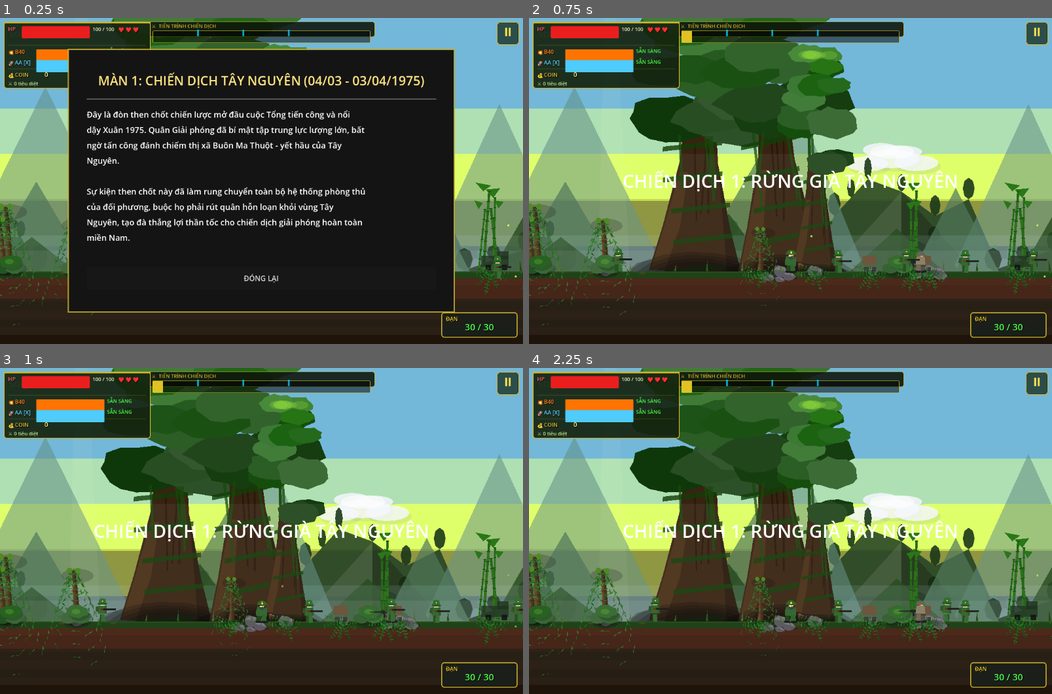
Above: before the commit, frames 1-4 (two rows, left to right).
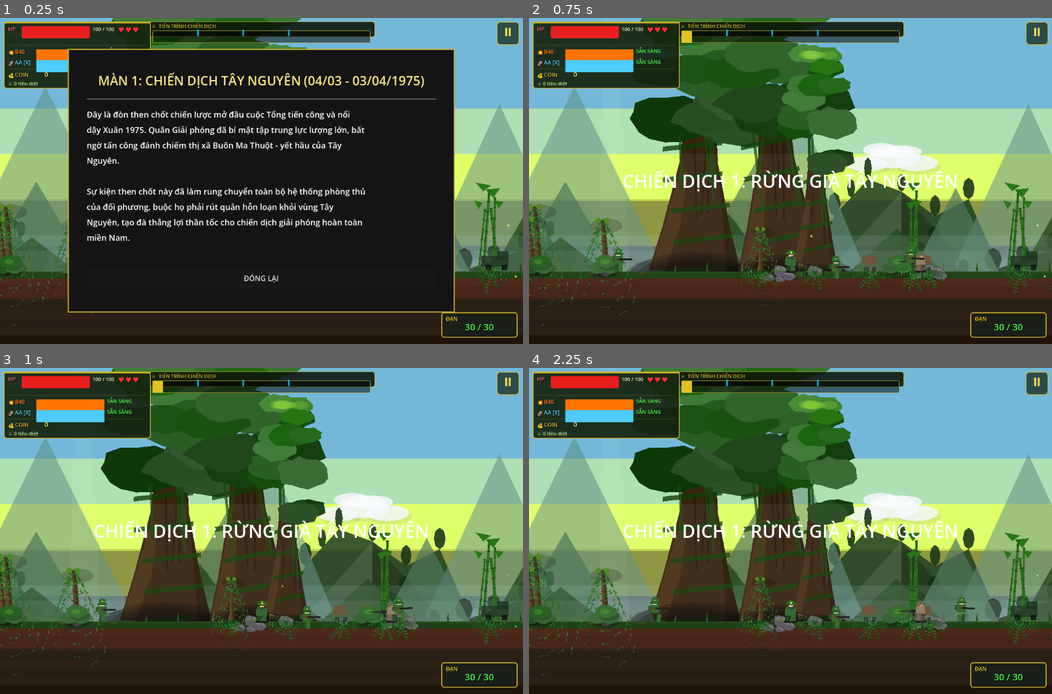
Above: after the commit, the same moments.

Repository: dangkhoa31204/alien-shooter
Game: Godot game, scene res://scenes/contra_main.tscn
Same seed, same stepped clock (60 frames per second), same inputs: the game is played once before the commit and once after it. This scene is started directly instead of the project's main scene.
Inputs:
- Up to frame 1 (0.25 s): no input
- Up to frame 2 (0.75 s): click "ĐÓNG LẠI" at 0.5 s
- Up to frame 3 (1 s): no input
- Up to frame 4 (2.25 s): click "⏸" at 1.25 s; click "▶ TIẾP TỤC [ESC]" at 2 s

The runs differ from the first frame. In frame 1, less than 0.1% of the frame differs, in the area x 93-98%, y 72-80%; in frame 2, 0.4%; in frame 3, 0.5%, in the area x 18-100%, y 70-80%; in frame 4, 0.4%.

Commit message:
Giảm số lượng quân đội và kẻ thù trong các màn chơi để cải thiện trải nghiệm người chơi

Diff:
--- a/scripts/contra_enemy.gd
+++ b/scripts/contra_enemy.gd
@@ -9,7 +9,7 @@
 const GRAVITY: float = 1400.0
 const DETECTION_RANGE: float = 320.0
 
-var hp: int = 30
+var hp: int = 14
 var patrol_direction: int = -1 # Start walking left
 var _walk_time: float = 0.0
 var _muzzle_flash_timer: float = 0.0
@@ -81,7 +81,7 @@
 	if is_officer:
 		pack.size = Vector2(12, 18); pack.position = Vector2(-12, -18); pack.color = Color(0.2, 0.2, 0.25) # Radio grey
 		var ant = Line2D.new(); ant.points = [Vector2(-10, -18), Vector2(-14, -35)]; ant.width = 1.0; ant.default_color = Color.BLACK; _backpack.add_child(ant)
-		hp = 70
+		hp = 42
 	else:
 		pack.size = Vector2(10, 15); pack.position = Vector2(-10, -16); pack.color = Color(0.35, 0.3, 0.25)
 	_backpack.add_child(pack)
@@ -134,23 +134,44 @@
 
 	var player = _find_player()
 	if player:
-		var dist_x = global_position.x - player.global_position.x
-		patrol_direction = -sign(dist_x) if dist_x != 0 else patrol_direction
-
-		# Engagment range reduced to 420 for easier dodging
-		if abs(dist_x) > 420:
-			_patrol(delta)
-			_eye_l.color = Color.BLACK; _eye_r.color = Color.BLACK
+		var dist_vec = player.global_position - global_position
+		var abs_dist_x = abs(dist_vec.x)
+
+		# --- Tầm nhìn và Phản xạ chiến thuật ---
+		# 1. Nếu quá xa (> 500px): Tiến lại gần để bắn
+		if abs_dist_x > 500:
+			patrol_direction = sign(dist_vec.x)
+			if _has_ground_ahead():
+				_patrol(delta)
+			else:
+				velocity.x = 0
+				_aim_and_fire(player, delta) # Đứng lại bắn nếu hết đường
+
+		# 2. Nếu quá gần (< 200px): Lùi lại để giữ khoảng cách an toàn
+		elif abs_dist_x < 200:
+			patrol_direction = -sign(dist_vec.x) # Đi ngược hướng player
+			if _has_ground_ahead():
+				_patrol(delta, 0.6) # Lùi chậm hơn
+			else:
+				velocity.x = 0
+			_aim_and_fire(player, delta)
+
+		# 3. Khoảng cách bắn lý tưởng (200px - 500px): Đứng lại nã đạn
 		else:
 			velocity.x = 0
 			_aim_and_fire(player, delta)
-			_eye_l.color = Color.RED; _eye_r.color = Color.RED # Alert eyes
+
+		# Đồng tử đỏ khi thấy mục tiêu
+		_eye_l.color = Color.RED; _eye_r.color = Color.RED
 	else:
+		# Không thấy player thì đi tuần bình thường
+		if not _has_ground_ahead() or is_on_wall():
+			patrol_direction *= -1
+
 		_patrol(delta)
 		_eye_l.color = Color.BLACK; _eye_r.color = Color.BLACK
 
 	move_and_slide()
-	if is_on_wall(): patrol_direction *= -1
 
 	# Flash logic
 	if _muzzle_flash_timer > 0:
@@ -161,12 +182,23 @@
 	_recoil_offset = lerp(_recoil_offset, 0.0, 0.1)
 	_weapon_node.position.x = 6 - _recoil_offset
 
+# Kiểm tra xem phía trước có đất không (tránh lao xuống vực)
+func _has_ground_ahead() -> bool:
+	var space_state = get_world_2d().direct_space_state
+	# Chiếu một tia xuống đất phía trước hướng đang đi
+	var test_pos = global_position + Vector2(patrol_direction * 25, 10)
+	var query = PhysicsRayQueryParameters2D.create(test_pos, test_pos + Vector2(0, 50))
+	# Loại bỏ bản thân khỏi danh sách va chạm
+	query.exclude = [get_rid()]
+	var result = space_state.intersect_ray(query)
+	return result.size() > 0
+
 func _find_player() -> Node2D:
 	var players = get_tree().get_nodes_in_group("player")
 	return players[0] if players.size() > 0 else null
 
-func _patrol(delta: float) -> void:
-	velocity.x = patrol_direction * (SPEED * (1.5 if is_officer else 1.0))
+func _patrol(delta: float, speed_mult: float = 1.0) -> void:
+	velocity.x = patrol_direction * (SPEED * (1.5 if is_officer else 1.0)) * speed_mult
 	sprite.scale.x = patrol_direction
 	var old_walk = int(_walk_time)
 	_walk_time += delta * 12
--- a/scripts/contra_main.gd
+++ b/scripts/contra_main.gd
@@ -561,7 +561,7 @@
 		# Army spawn: soldiers enter from the LEFT edge, march right alongside player
 		_army_spawn_timer -= delta
 		if _army_spawn_timer <= 0:
-			var army_cap = 20 if current_stage == 5 else 14
+			var army_cap = 8 if current_stage == 5 else 6
 			var current_army_count = tree.get_nodes_in_group("ally_army").size()
 			if current_army_count < army_cap:
 				var spawn_count = 2
@@ -586,10 +586,10 @@
 		_enemy_spawn_timer -= delta
 		if _enemy_spawn_timer <= 0:
 			var enemies = tree.get_nodes_in_group("enemy").size()
-			var base_max = 8
-			if current_stage == 2: base_max = 12
-			elif current_stage == 3: base_max = 8 # Less crowded for Map 3
-			elif current_stage == 5: base_max = 4
+			var base_max = 6
+			if current_stage == 2: base_max = 10
+			elif current_stage == 3: base_max = 6 # Less crowded for Map 3
+			elif current_stage == 5: base_max = 3
 
 			if enemies < base_max:
 				var spawn_x = camera.position.x + 900 + randf_range(100, 400)
@@ -1121,7 +1121,7 @@
 func _spawn_player_at_start() -> void:
 	_spawn_player()
 	# FIX: spawn army AFTER _spawn_player so camera is correctly positioned
-	for idx_army in 6:
+	for idx_army in 2:
 		var sx_army = camera.position.x + 100 + idx_army * 140
 		_add_individual_background_soldier(sx_army, _get_ground_y(sx_army))
 
--- a/scripts/stages/contra_base.gd
+++ b/scripts/stages/contra_base.gd
@@ -87,7 +87,7 @@
 				main._add_to_level(wire_line)
 
 	# Military Infrastructure: Buildings, Bunkers, Watchtowers
-	for i in range(int(STAGE_LENGTH/800)):
+	for i in range(int(STAGE_LENGTH/1000)):
 		var tx = 600 + i * 800 + randf_range(-100, 100)
 		if randf() < 0.4: # Watchtower
 			var tower = Node2D.new(); tower.position = Vector2(tx, 600); main._add_to_level(tower); tower.z_index = -15
@@ -114,12 +114,12 @@
 	for i in range(int(STAGE_LENGTH / 2000)):
 		main._create_sandbag_fort(Vector2(1500 + i * 2000, 600), 45)
 
-	main._spawn_enemy_wave(22, 0.4)
-	for i in 5:
+	main._spawn_enemy_wave(18, 0.4)
+	for i in 4:
 		var t_tx = 2000 + i * 2200 + randf_range(-200, 200); main._spawn_heavy_enemy(t_tx, 595, "tank")
 
 	main._bomber_timer = 3.0
-	main._spawn_background_soldiers(6)
+	main._spawn_background_soldiers(2)
 
 	# --- Bomb craters from prior artillery barrages ---
 	for i in 14:
--- a/scripts/stages/contra_final.gd
+++ b/scripts/stages/contra_final.gd
@@ -72,7 +72,7 @@
 		elif v_dice < 0.25: _create_abandoned_vespa(dx + 150)
 
 	# Gameplay Logic
-	main._spawn_enemy_wave(22, 0.4)
+	main._spawn_enemy_wave(18, 0.4)
 
 	# Allied Armored Advance (Tanks for our side - Just moving as decor)
 	for i in 10:
@@ -80,9 +80,9 @@
 		main._spawn_heavy_enemy(tax, 580, "tank", true, false)
 
 	# Enemy Defense Tanks (These still shoot)
-	for i in 4: main._spawn_heavy_enemy(4500 + i*3500, 595, "tank")
-
-	main._spawn_background_soldiers(30)
+	for i in 3: main._spawn_heavy_enemy(4500 + i*3500, 595, "tank")
+
+	main._spawn_background_soldiers(12)
 	main._bomber_timer = 12.0
 	main._spawn_boss(STAGE_LENGTH - 400, 600)
 
--- a/scripts/stages/contra_highlands.gd
+++ b/scripts/stages/contra_highlands.gd
@@ -50,9 +50,9 @@
 
 		main._create_gaz_truck_bg(Vector2(bx - 300, main._get_ground_y(bx-300)))
 
-	main._spawn_background_soldiers(3)
-	main._spawn_enemy_wave(10, 0.3)
-	for i in 3:
+	main._spawn_background_soldiers(1)
+	main._spawn_enemy_wave(8, 0.3)
+	for i in 2:
 		var tx = 2500 + i * 3500 + randf_range(-400, 400)
 		var ty = main._get_ground_y(tx)
 		main._spawn_heavy_enemy(tx, ty, "tank")
--- a/scripts/stages/contra_jungle.gd
+++ b/scripts/stages/contra_jungle.gd
@@ -132,8 +132,8 @@
 		main._create_aa_gun_bg(Vector2(ax, main._get_ground_y(ax)))
 
 	# --- Enemies & Items ---
-	main._spawn_background_soldiers(8)
-	main._spawn_enemy_wave(10, 0.20)
+	main._spawn_background_soldiers(3)
+	main._spawn_enemy_wave(8, 0.20)
 
 	# --- Sniper / officer on elevated rocks (mid-stage danger zones) ---
 	for i in 2:
--- a/scripts/stages/contra_tunnels.gd
+++ b/scripts/stages/contra_tunnels.gd
@@ -226,8 +226,8 @@
 		rj.color = Color(0.02, 0.01, 0.005, 0.85); rj.z_index = -8
 		main._add_to_level(rj)
 
-	main._spawn_background_soldiers(6)
-	main._spawn_enemy_wave(18, 0.30)
+	main._spawn_background_soldiers(2)
+	main._spawn_enemy_wave(14, 0.30)
 	main._spawn_enemy(400, surface_y - 50)
 	main._bomber_timer = 4.0
 
